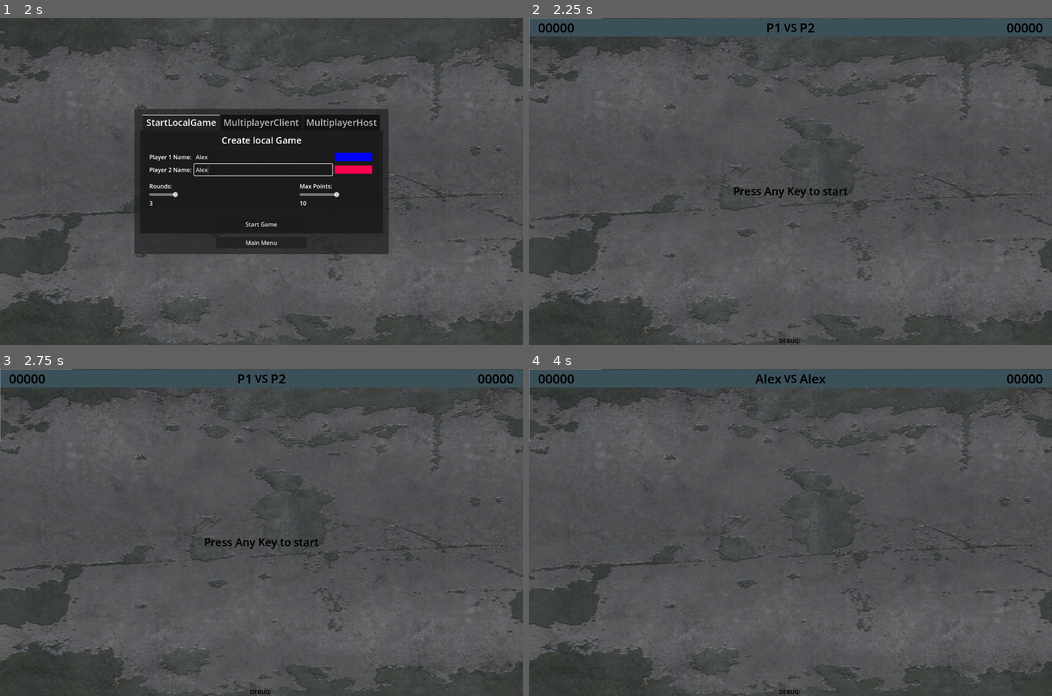
Above: before the commit, frames 1-4 (two rows, left to right).
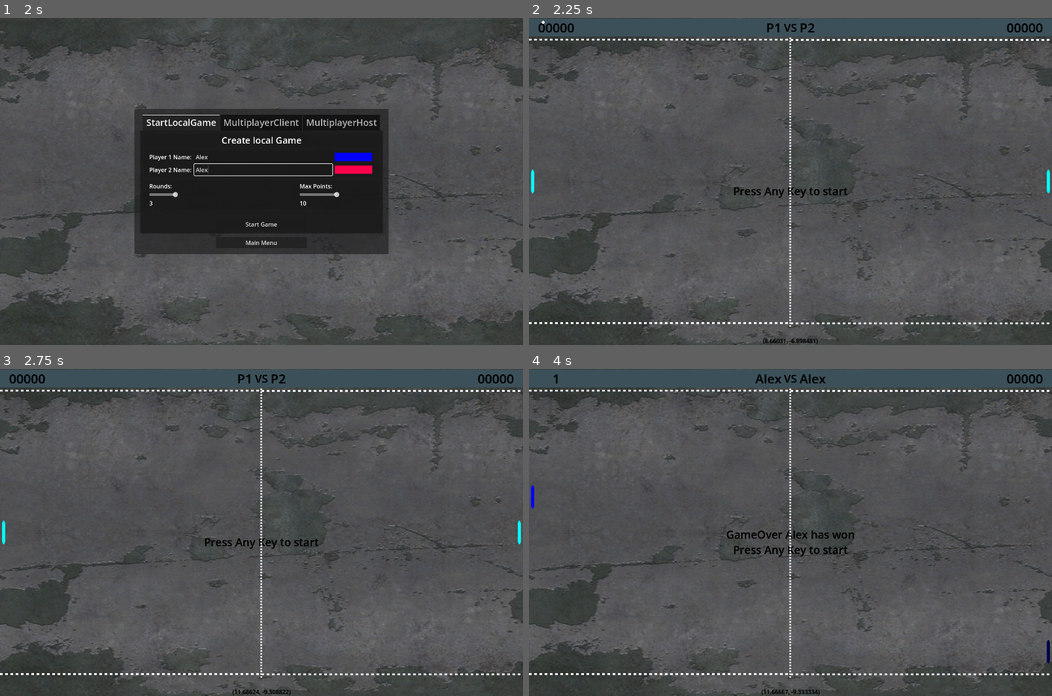
Above: after the commit, the same moments.

Repository: Fox-Alpha/Pong_Godot_4_Multiplayer
Game: Godot game, scene res://assets/Gui/MainMenu.tscn
Two runs of this game, one before a commit and one after it. Both use one fixed random seed, a clock stepped at 60 frames per second and the inputs below.
Inputs (mouse positions are in pixels of both pictures, inside the frame that each line leads up to):
- Up to frame 1 (2 s): click "Start Game" at 0.5 s; click (261, 155) at 1.27 s; type "Alex" at 1.35 s; click (261, 168) at 1.5 s; type "Alex" at 1.58 s
- Up to frame 2 (2.25 s): click "Start Game" at 2 s
- Up to frame 3 (2.75 s): no input
- Up to frame 4 (4 s): tap Enter at 2.75 s; move the mouse to (905, 516) at 2.77 s; hold W (p1_up) 2.78-3.53 s; hold Down (p2_down) 2.78-3.53 s; click (905, 516) at 2.92 s; tap Space at 3.5 s; move the mouse to (685, 548) at 3.52 s; hold S (p1_down) from 3.53 s (still down); tap Up (p2_up) at 3.6 s

Frame 1 is identical in both runs. In frame 2, 1.1% of the frame differs, in the area x 0-100%, y 0-100%; in frame 3, 1.1%; in frame 4, 1.7%.
Error before the commit: Invalid assignment of property or key 'position' with value of type 'Vector2' on a base object of type 'null instance'. (res://scripts/pong.gd:34)

Commit message:
Fix: UID Error after merging

Diff:
--- a/assets/ball/ball_body.tscn
+++ b/assets/ball/ball_body.tscn
@@ -12,7 +12,7 @@
 script = ExtResource("1_7cdgs")
 
 [node name="Ball" type="Sprite2D" parent="."]
-texture = ExtResource("1_ugjkt")
+texture = ExtResource("2_mq5ia")
 
 [node name="CollisionShape2D" type="CollisionShape2D" parent="."]
 shape = SubResource("CircleShape2D_r41i7")
--- a/assets/paddle/paddle_controller.tscn
+++ b/assets/paddle/paddle_controller.tscn
@@ -9,11 +9,11 @@
 
 [node name="PaddleController" type="CharacterBody2D"]
 motion_mode = 1
-script = ExtResource("1_nhapd")
+script = ExtResource("1_6nf3y")
 
 [node name="Paddle" type="Sprite2D" parent="."]
 scale = Vector2(1, 2)
-texture = ExtResource("2_j1uko")
+texture = ExtResource("1_lcf6c")
 
 [node name="PaddleCollision" type="CollisionShape2D" parent="."]
 shape = SubResource("RectangleShape2D_vvg0n")
--- a/project.godot
+++ b/project.godot
@@ -10,8 +10,8 @@
 
 [application]
 
-run/main_scene="res://Assets/Gui/MainMenu.tscn"
 config/name="Pong_Godot_4_Multiplayer"
+run/main_scene="uid://cds6jx3u4sspi"
 config/features=PackedStringArray("4.4", "Forward Plus")
 boot_splash/show_image=false
 boot_splash/image="res://Assets/Images/th-intro.png"
--- a/scenes/Pong_40.tscn
+++ b/scenes/Pong_40.tscn
@@ -14,6 +14,7 @@
 
 [node name="Pong" type="Node2D"]
 script = ExtResource("1_mwuiw")
+DebugBoundarys = true
 
 [node name="CanvasLayer" type="CanvasLayer" parent="."]
 layer = -1
Not shown: 1 places in assets/ball/ball_body.tscn that only renumber resources
Not shown: 1 places in assets/paddle/paddle_controller.tscn that only renumber resources
Not shown: 1 places in assets/ui.tscn that only renumber resources
